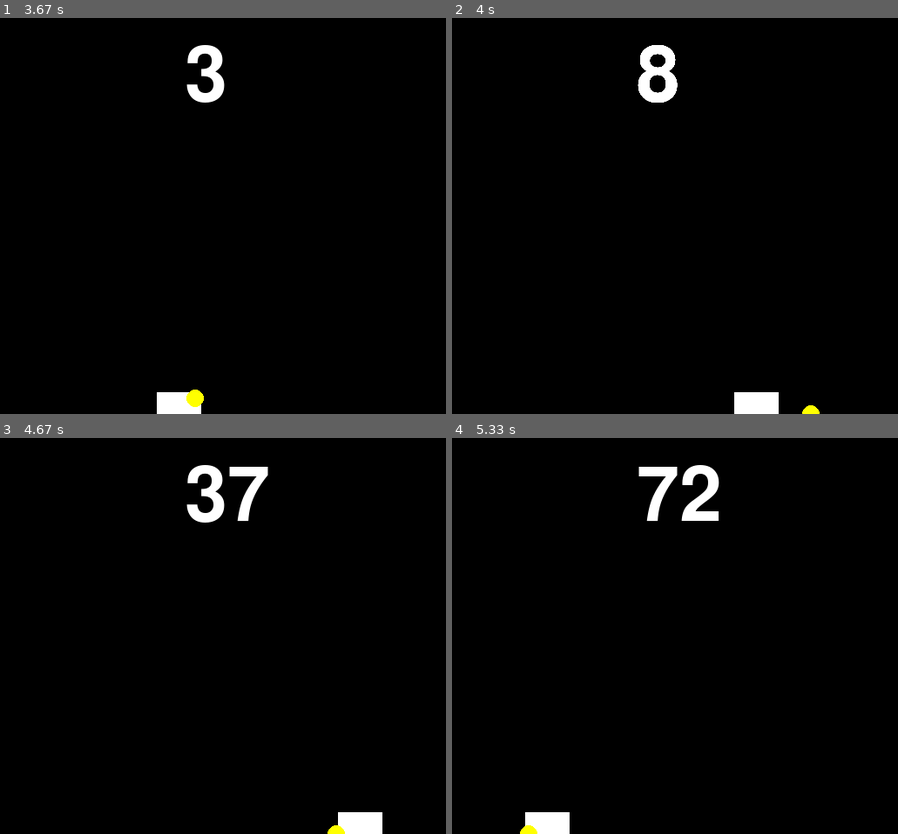
Above: before the commit, frames 1-4 (two rows, left to right).
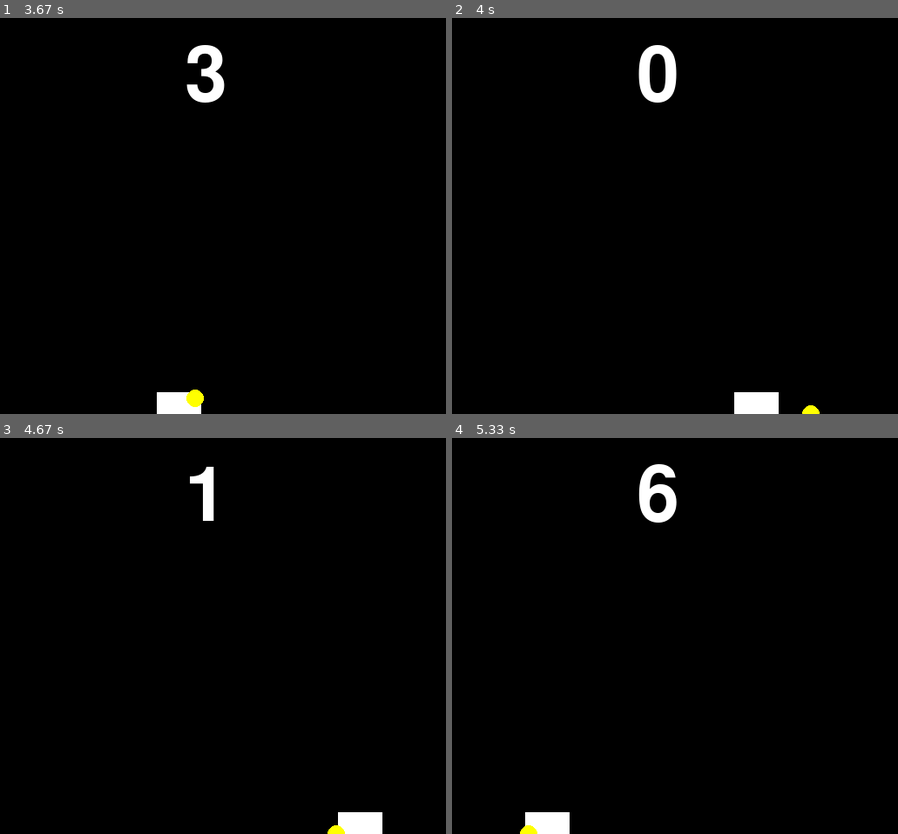
Above: after the commit, the same moments.

Repository: David-Sheehy/pygame_juggling
Game: pygame game, started from juggling/juggling.py
Two runs of this game, one before a commit and one after it. Both use one fixed random seed, a clock stepped at 60 frames per second and the inputs below.
Inputs:
- Up to frame 1 (3.67 s): hold Right 0.33-0.8 s; hold Right 0.83-1.3 s; hold Left 1.33-1.87 s; hold Left 1.9-2.3 s; hold Right 2.33-2.97 s; hold Left 3-3.47 s; hold Right from 3.5 s (still down)
- Up to frame 2 (4 s): release Right at 3.97 s
- Up to frame 3 (4.67 s): hold Right 4-4.47 s; hold Left from 4.5 s (still down)
- Up to frame 4 (5.33 s): release Left at 5.03 s; hold Left from 5.07 s (still down)

Frame 1 is identical in both runs. In frame 2, 0.3% of the frame differs, in the area x 41-51%, y 6-22%; in frame 3, 1.2%; in frame 4, 1.5%, in the area x 41-60%, y 6-22%.

Commit message:
Set some tasks to the todo list. The counter resets when ball is lost.

Diff:
--- a/juggling/juggling.py
+++ b/juggling/juggling.py
@@ -13,6 +13,7 @@
 
     w = pygame.display.set_mode(config.WINDOW_SIZE)
 
+    balls = []
     # set up various objects
     counter = models.Counter()
     puck = models.Puck()
@@ -89,6 +90,9 @@
         elif ball.pos[1] >= config.HEIGHT:
             # ball lost
             ball.stop()
+            counter.erase(w)
+            counter.reset()
+
 
         ball.update(w)
         # draw stuff
Not shown, changed: todo.txt
